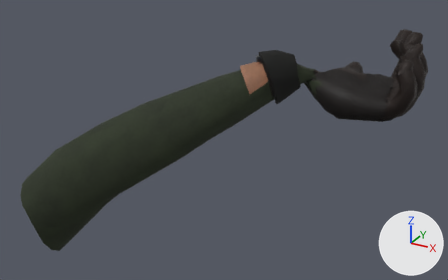
What one commit did to the glTF model assets/models/weapons/fp_left_hand.glb.
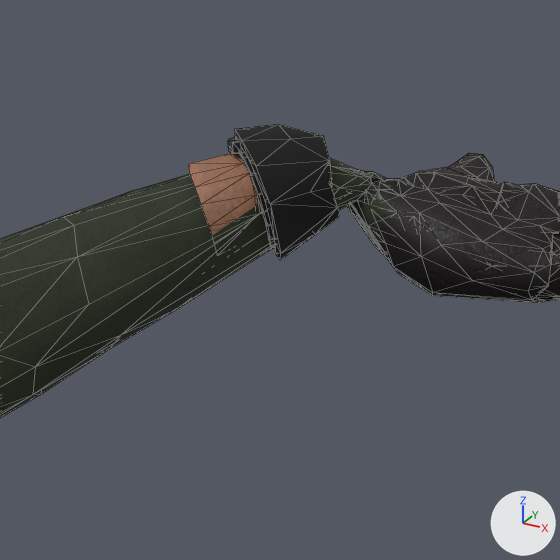
Each version appears first whole from a camera (50 mm lens) standing at (0.211, -0.681, 0.217) and looking at (-0.125, -0.071, -0.089), and next in a close-up on the part from 37% to 87% of the width and 0% to 80% of the height. The lights are fixed; the arrows at lower right show +X, +Y and +Z. The first two pictures are the older version. The close-ups show mesh edges as thin lines. Vertices at exactly the same position are counted once.

Script lines for the objects in view, before the commit:
```python
me_base_002 = bpy.data.meshes.new('base.002')
me_base_002.from_pydata(...)  # 50 vertices, 65 faces; spans x -0.1176..-0.0524, y -0.0816..-0.005, z -0.0455..0.0104
me_base_002.materials.append(mat_fpskin)
me_base_003 = bpy.data.meshes.new('base.003')
me_base_003.from_pydata(...)  # 1471 vertices, 2910 faces; spans x -0.314..0.085, y -0.246..0.119, z -0.211..0.038
# faces by material slot: [1794, 404, 442, 58, 124, 52, 36]
me_base_003.materials.append(mat_tacticalleather)
me_base_003.materials.append(mat_glovereinforceleather)
me_base_003.materials.append(mat_sleevewool)
me_base_003.materials.append(mat_knitcuff)
me_base_003.materials.append(mat_watchsteel)
me_base_003.materials.append(mat_watchdial)  # black #040605
me_base_003.materials.append(mat_watchtritium)  # green #3de06b, glowing green #3ce56e
ob_fplefthand = bpy.data.objects.new('FPLeftHand', me_base_003)
ob_fplefthand.location = (0.0, 0.0, 0.0)
ob_l_armskin = bpy.data.objects.new('L_ArmSkin', me_base_002)
ob_l_armskin.location = (0.0, 0.0, 0.0)
```
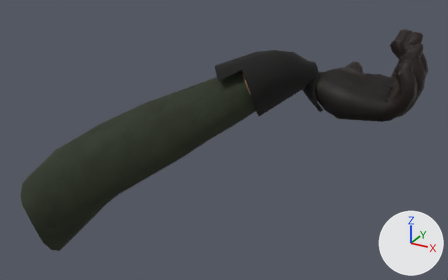
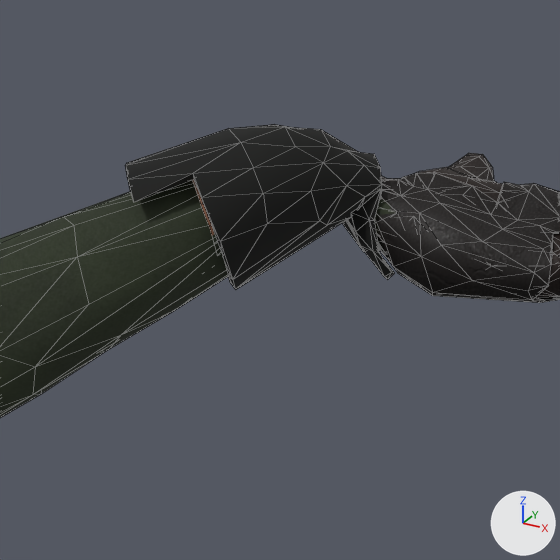
Boxes [x1, y1, x2, y2] around the edits, measured in the close-ups (560 x 560 px):
part 1 of me_base_003, built on
    before: [235, 124, 339, 260]
    after: [126, 124, 394, 290]
'L_ArmSkin', unchanged, covered by the edit
    before: [188, 153, 259, 236]
    after: [192, 179, 215, 236]

Patch to the scene script:
```diff
--- a/assets/models/weapons/fp_left_hand.glb.py
+++ b/assets/models/weapons/fp_left_hand.glb.py
@@ me_base_003 @@
 # used by ob_fplefthand; location = (0.0, 0.0, 0.0)
-me_base_003.from_pydata(...)  # 1471 vertices, 2910 faces; spans x -0.314..0.085, y -0.246..0.119, z -0.211..0.038
+me_base_003.from_pydata(...)  # 1617 vertices, 3206 faces; spans x -0.314..0.085, y -0.246..0.119, z -0.211..0.038
+# me_base_003 part 1
+# 21 vertices are removed from x -0.093..-0.043, y -0.063..-0.03, z -0.041..0.023
+# 56 faces are deleted
+# 9 vertices move from x -0.071..-0.044, y -0.07..-0.019, z -0.004..0.02 to x -0.113..-0.034, y -0.071..-0.02, z -0.022..0.017
+# 167 vertices are added at x -0.145..-0.02, y -0.1..0.023, z -0.067..0.023
+# 352 new faces join them, mat_knitcuff
 me_base_003.materials.append(mat_tacticalleather)
```
